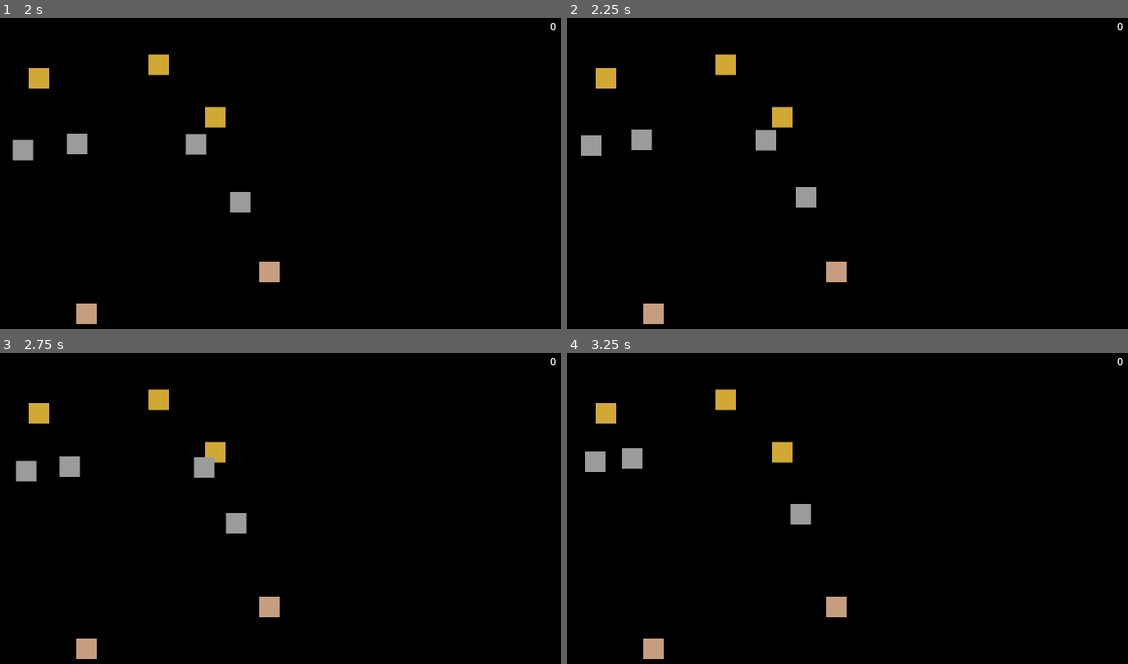
Above: before the commit, frames 1-4 (two rows, left to right).
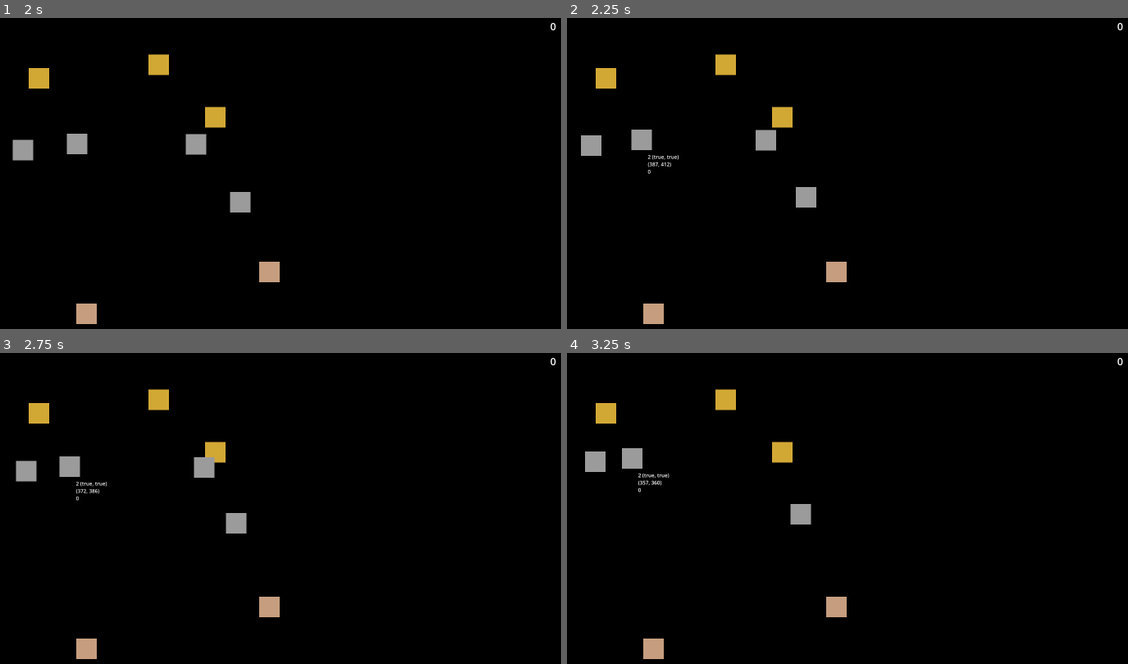
Above: after the commit, the same moments.

Repository: jefflunt/rgb-rts
Game: Godot game, scene res://scenes/game.tscn
Two runs of this game, one before a commit and one after it. Both use one fixed random seed, a clock stepped at 60 frames per second and the inputs below.
Inputs (mouse positions are in pixels of both pictures, inside the frame that each line leads up to):
- Up to frame 1 (2 s): move the mouse to (246, 266) at 0.52 s; click (246, 266) at 0.6 s; move the mouse to (476, 251) at 1.27 s; click (476, 251) at 1.35 s
- Up to frame 2 (2.25 s): move the mouse to (651, 139) at 2.02 s; click (651, 139) at 2.1 s
- Up to frame 3 (2.75 s): no input
- Up to frame 4 (3.25 s): move the mouse to (881, 530) at 2.77 s; click (881, 530) at 2.85 s

Frame 1 is identical in both runs. In frame 2, less than 0.1% of the frame differs, in the area x 14-21%, y 44-51%; in frame 3, less than 0.1%; in frame 4, 0.1%, in the area x 12-19%, y 38-45%.

Commit message:
start of input handling

Diff:
--- /dev/null
+++ b/input/input.gd
@@ -0,0 +1,13 @@
+extends Node2D
+
+var input_action_state = {
+  "select_unit": false
+}
+
+func _unhandled_input(event):
+  pass
+  #if Input.is_action_just_pressed("select_unit") && !input_action_state.select_unit:
+    #input_action_state.select_unit = true
+    #print("select_unit action triggered")
+  #elif Input.is_action_just_released("select_unit"):
+    #input_action_state.select_unit = false
--- /dev/null
+++ b/input/input.tscn
@@ -0,0 +1,6 @@
+[gd_scene load_steps=2 format=3 uid="uid://jjqxoyow2dj3"]
+
+[ext_resource type="Script" path="res://input/input.gd" id="1_8p8kq"]
+
+[node name="input" type="Node2D"]
+script = ExtResource("1_8p8kq")
--- a/project.godot
+++ b/project.godot
@@ -24,6 +24,14 @@
 window/size/viewport_width=2048
 window/size/viewport_height=1152
 
+[input]
+
+select_unit={
+"deadzone": 0.5,
+"events": [Object(InputEventMouseButton,"resource_local_to_scene":false,"resource_name":"","device":-1,"window_id":0,"alt_pressed":false,"shift_pressed":false,"ctrl_pressed":false,"meta_pressed":false,"button_mask":1,"position":Vector2(399, 54),"global_position":Vector2(407, 134),"factor":1.0,"button_index":1,"canceled":false,"pressed":true,"double_click":false,"script":null)
+]
+}
+
 [rendering]
 
 environment/defaults/default_clear_color=Color(0, 0, 0, 1)
--- a/scenes/game.tscn
+++ b/scenes/game.tscn
@@ -1,13 +1,16 @@
-[gd_scene load_steps=6 format=3 uid="uid://ifuayjui0i3r"]
+[gd_scene load_steps=7 format=3 uid="uid://ifuayjui0i3r"]
 
 [ext_resource type="Script" path="res://scenes/game.gd" id="1_s1xo8"]
 [ext_resource type="PackedScene" uid="uid://c32kybwoakmyo" path="res://scenes/gold/gold.tscn" id="2_0fxtu"]
+[ext_resource type="PackedScene" uid="uid://jjqxoyow2dj3" path="res://input/input.tscn" id="2_yklcn"]
 [ext_resource type="PackedScene" uid="uid://gn16m0vmmf3b" path="res://scenes/harvester/harvester.tscn" id="3_pm80v"]
 [ext_resource type="PackedScene" uid="uid://cosocqpblpfe7" path="res://scenes/base/base.tscn" id="4_phsfa"]
 [ext_resource type="PackedScene" uid="uid://4jkam75cdpk0" path="res://scenes/player/player.tscn" id="5_25wje"]
 
 [node name="game" type="Node2D"]
 script = ExtResource("1_s1xo8")
+
+[node name="input" parent="." instance=ExtResource("2_yklcn")]
 
 [node name="golds" type="Node2D" parent="."]
 
--- /dev/null
+++ b/scenes/harvester/clickable_area.gd
@@ -0,0 +1,5 @@
+extends Area2D
+
+func _input(event):
+  if Input.is_action_just_pressed("select_unit"):
+    print("harvester clicked: ", event)
--- a/scenes/harvester/harvester.gd
+++ b/scenes/harvester/harvester.gd
@@ -1,5 +1,6 @@
 extends Node2D
 
+var clickable : bool = false
 var base : Node2D
 var gold : Node2D
 var carrying_gold : float = 0
@@ -36,6 +37,9 @@
 func _process(delta):
   debug_msg.text = "%s (%s, %s)\n(%d, %d)\n%d" % [state, gold != null, base != null, int(position.x), int(position.y), int(carrying_gold)]
   debug_msg.visible = debug
+
+  if Input.is_action_just_pressed("select_unit") && clickable:
+    debug = !debug
 
 func _physics_process(delta):
   match state:
@@ -75,3 +79,9 @@
         var gold_transfer = delta * G.harvester.harvest_speed
         carrying_gold -= gold_transfer
         G.player().gold += gold_transfer
+
+func _on_click_handler_mouse_entered():
+  clickable = true
+
+func _on_click_handler_mouse_exited():
+  clickable = false
--- a/scenes/harvester/harvester.tscn
+++ b/scenes/harvester/harvester.tscn
@@ -1,7 +1,10 @@
-[gd_scene load_steps=3 format=3 uid="uid://gn16m0vmmf3b"]
+[gd_scene load_steps=4 format=3 uid="uid://gn16m0vmmf3b"]
 
 [ext_resource type="Texture2D" uid="uid://dvot12gxjwnkn" path="res://scenes/harvester/harvester.png" id="1_7mn4t"]
 [ext_resource type="Script" path="res://scenes/harvester/harvester.gd" id="1_34j1l"]
+
+[sub_resource type="RectangleShape2D" id="RectangleShape2D_s7l3y"]
+size = Vector2(64, 64)
 
 [node name="harvester" type="Node2D"]
 script = ExtResource("1_34j1l")
@@ -15,3 +18,11 @@
 offset_right = 198.0
 offset_bottom = 185.0
 scroll_active = false
+
+[node name="click_handler" type="Area2D" parent="."]
+
+[node name="click_shape" type="CollisionShape2D" parent="click_handler"]
+shape = SubResource("RectangleShape2D_s7l3y")
+
+[connection signal="mouse_entered" from="click_handler" to="." method="_on_click_handler_mouse_entered"]
+[connection signal="mouse_exited" from="click_handler" to="." method="_on_click_handler_mouse_exited"]
Not shown, changed: TODO.txt
Not shown, added: export_presets.cfg
